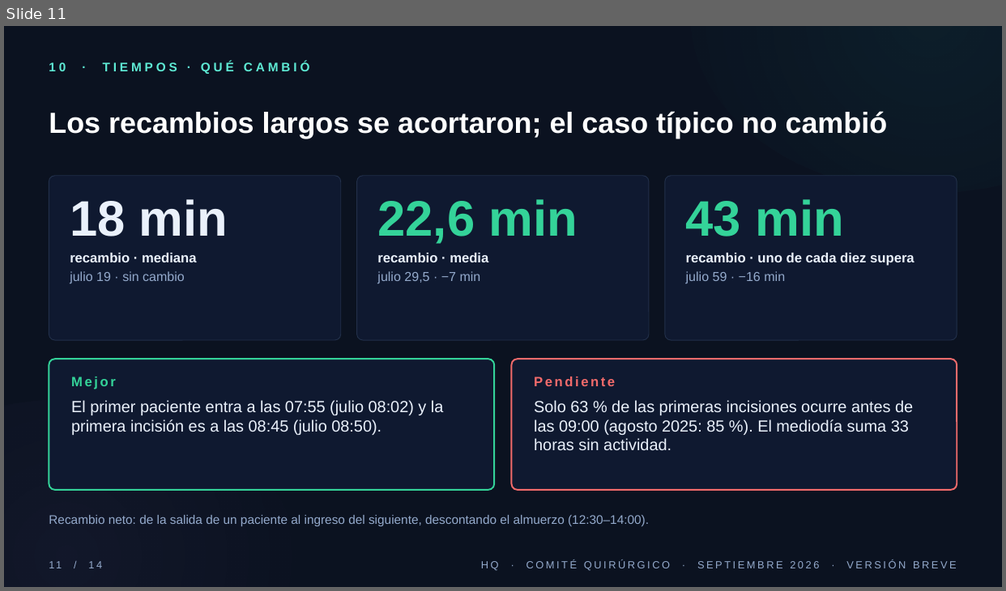
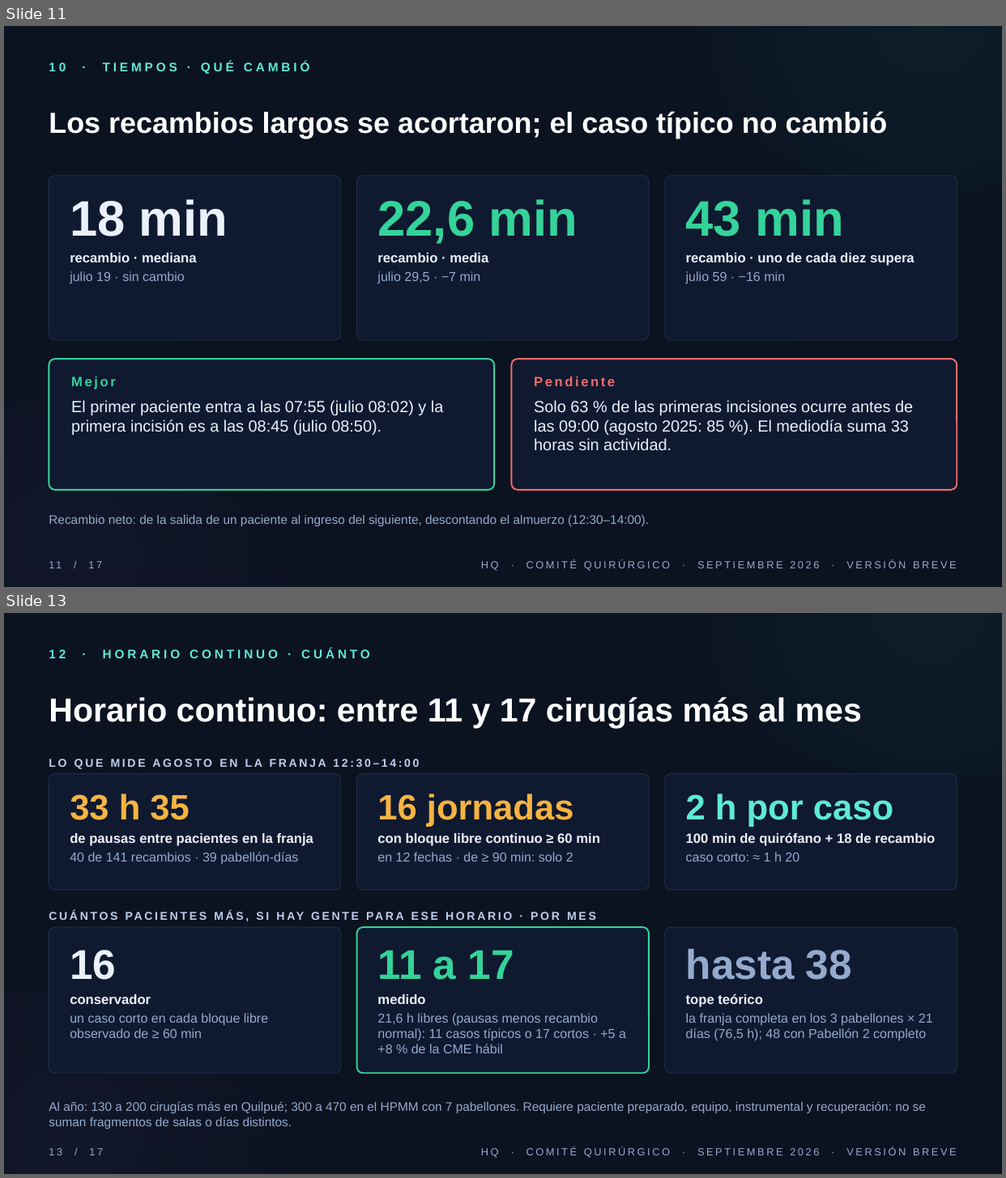
Before and after one commit to GutierrezUPPQ/cancelos-api, a slide deck: comite/Comite_Agosto_2026_breve.pptx. Shown one above the other, each under a label of ours: slide 11 before the commit, slides 11 and 13 after it; the slides between them are not shown. The pictures are 1006x591 and 1006x1178 pixels, drawn with LibreOffice and Linux fonts; fonts in the diff are those of the drawing. Boxes give left, top, right and bottom in pixels: in the first picture for what was removed or moved away, otherwise in the second. Text is boxed around its words. In the diff, an @@ line names an element or a change of style, - is before the commit and + after.

```diff
--- a/comite/Comite_Agosto_2026_breve.pptx
+++ b/comite/Comite_Agosto_2026_breve.pptx
@@ slide 13 added at (4,613,1002,1174), background #0B1220 @@
@@ ellipse added at (691,613,1002,779), fill gradient #2DD4BF @@
@@ text added at (49,649,370,658), 12 pt, text #5EEAD4, bold @@
+12 · HORARIO CONTINUO · CUÁNTO
@@ text added at (49,697,862,729), 32 pt, text #FFFFFF, bold @@
+Horario continuo: entre 11 y 17 cirugías más al mes
@@ text added at (49,759,419,769), 11 pt, text #BCCDE8, bold @@
+LO QUE MIDE AGOSTO EN LA FRANJA 12:30–14:00
@@ rounded rectangle added at (49,774,341,890), fill #0F1930, outline #22304A 0.75 pt @@
@@ rounded rectangle added at (356,774,649,890), fill #0F1930, outline #22304A 0.75 pt @@
@@ rounded rectangle added at (665,774,957,890), fill #0F1930, outline #22304A 0.75 pt @@
@@ text added at (70,794,189,820), 34 pt, text #F5B342, bold @@
+33 h 35
@@ text added at (377,794,574,827), 34 pt, text #F5B342, bold @@
+16 jornadas
@@ text added at (686,794,893,827), 34 pt, text #5EEAD4, bold @@
+2 h por caso
@@ text added at (70,833,313,846), 13 pt, text #EAF1FB, bold @@
+de pausas entre pacientes en la franja
@@ text added at (70,852,298,864), 12.5 pt, text #94AACC @@
+40 de 141 recambios · 39 pabellón-días
@@ text added at (377,833,600,846), 13 pt, text #EAF1FB, bold @@
+con bloque libre continuo ≥ 60 min
@@ text added at (377,852,573,862), 12.5 pt, text #94AACC @@
+en 12 fechas · de ≥ 90 min: solo 2
@@ text added at (686,833,935,846), 13 pt, text #EAF1FB, bold @@
+100 min de quirófano + 18 de recambio
@@ text added at (686,852,799,862), 12.5 pt, text #94AACC @@
+caso corto: ≈ 1 h 20
@@ text added at (49,905,722,927), 11 pt, text #BCCDE8, bold @@
+CUÁNTOS PACIENTES MÁS, SI HAY GENTE PARA ESE HORARIO · POR MES
@@ rounded rectangle added at (49,927,341,1073), fill #0F1930, outline #22304A 0.75 pt @@
@@ rounded rectangle added at (356,927,649,1073), fill #0F1930, outline #34D399 1.5 pt @@
@@ rounded rectangle added at (665,927,957,1073), fill #0F1930, outline #22304A 0.75 pt @@
@@ text added at (70,950,116,980), 40 pt, text #EAF1FB, bold @@
+16
@@ text added at (377,950,514,980), 40 pt, text #34D399, bold @@
+11 a 17
@@ text added at (686,949,852,980), 40 pt, text #94AACC, bold @@
+hasta 38
@@ ellipse added at (4,987,296,1174), fill gradient #A78BFA @@
@@ text added at (70,995,151,1004), 13 pt, text #EAF1FB, bold @@
+conservador
@@ text added at (377,995,425,1004), 13 pt, text #EAF1FB, bold @@
+medido
@@ text added at (686,994,763,1007), 13 pt, text #EAF1FB, bold @@
+tope teórico
@@ text added at (70,1013,268,1038), 12.5 pt, text #94AACC @@
+un caso corto en cada bloque libre observado de ≥ 60 min
@@ text added at (377,1013,626,1054), 12.5 pt, text #94AACC @@
+21,6 h libres (pausas menos recambio normal): 11 casos típicos o 17 cortos · +5 a +8 % de la CME hábil
@@ text added at (686,1013,933,1041), 12.5 pt, text #94AACC @@
+la franja completa en los 3 pabellones × 21 días (76,5 h); 48 con Pabellón 2 completo
@@ text added at (49,1101,926,1129), 12 pt, text #94AACC @@
+Al año: 130 a 200 cirugías más en Quilpué; 300 a 470 en el HPMM con 7 pabellones. Requiere paciente preparado, equipo, instrumental y recuperación: no se suman fragmentos de salas o días distintos.
@@ text added at (49,1148,103,1156), 10 pt, text #94AACC @@
+13 / 17
@@ text added at (481,1148,957,1158), 10 pt, text #94AACC @@
+HQ · COMITÉ QUIRÚRGICO · SEPTIEMBRE 2026 · VERSIÓN BREVE
@@ slide 11 changed as well @@
@@ text at (49,561,102,569): text changed @@
-11 / 14
+11 / 17
```
Also in this commit, not shown: 13 other slides changed, 2 other slides added, 2 other files.
